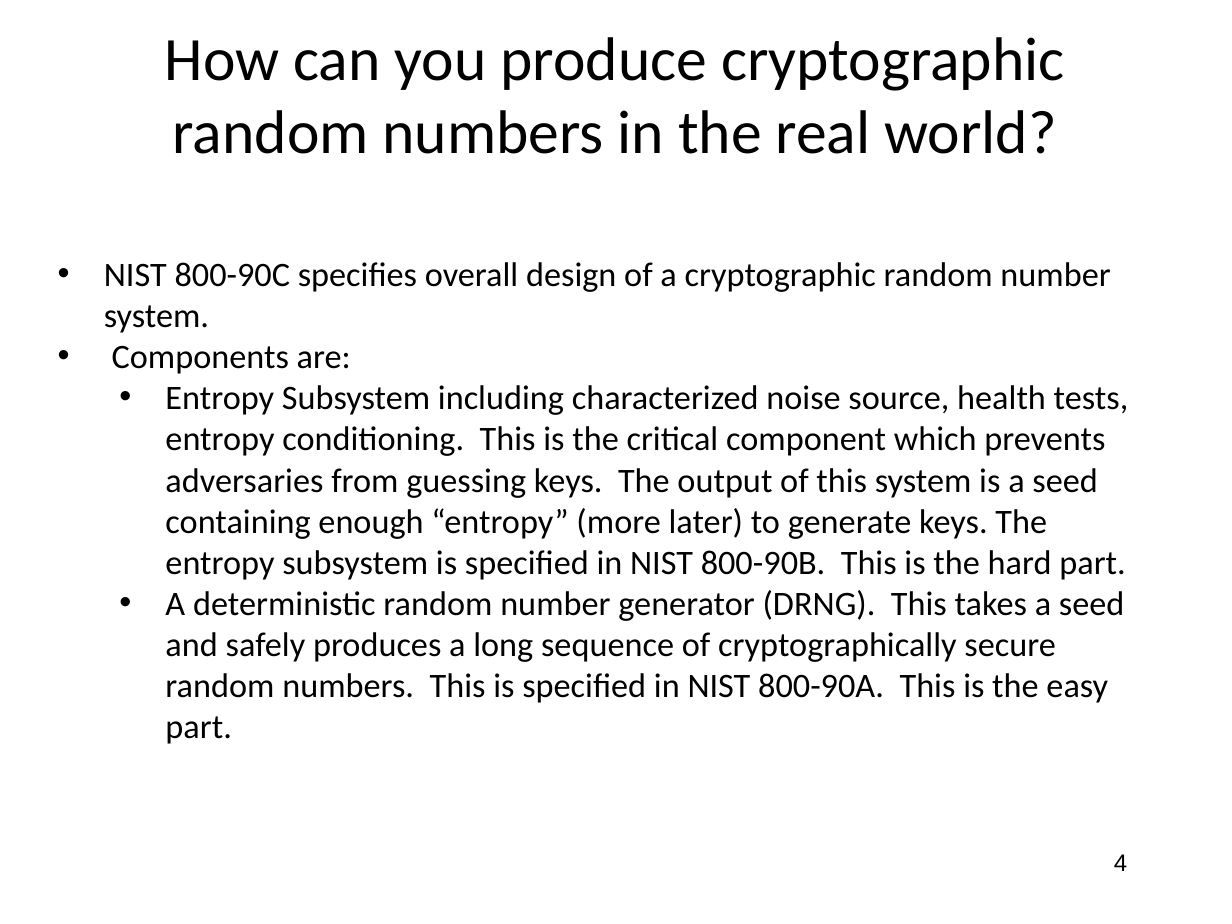
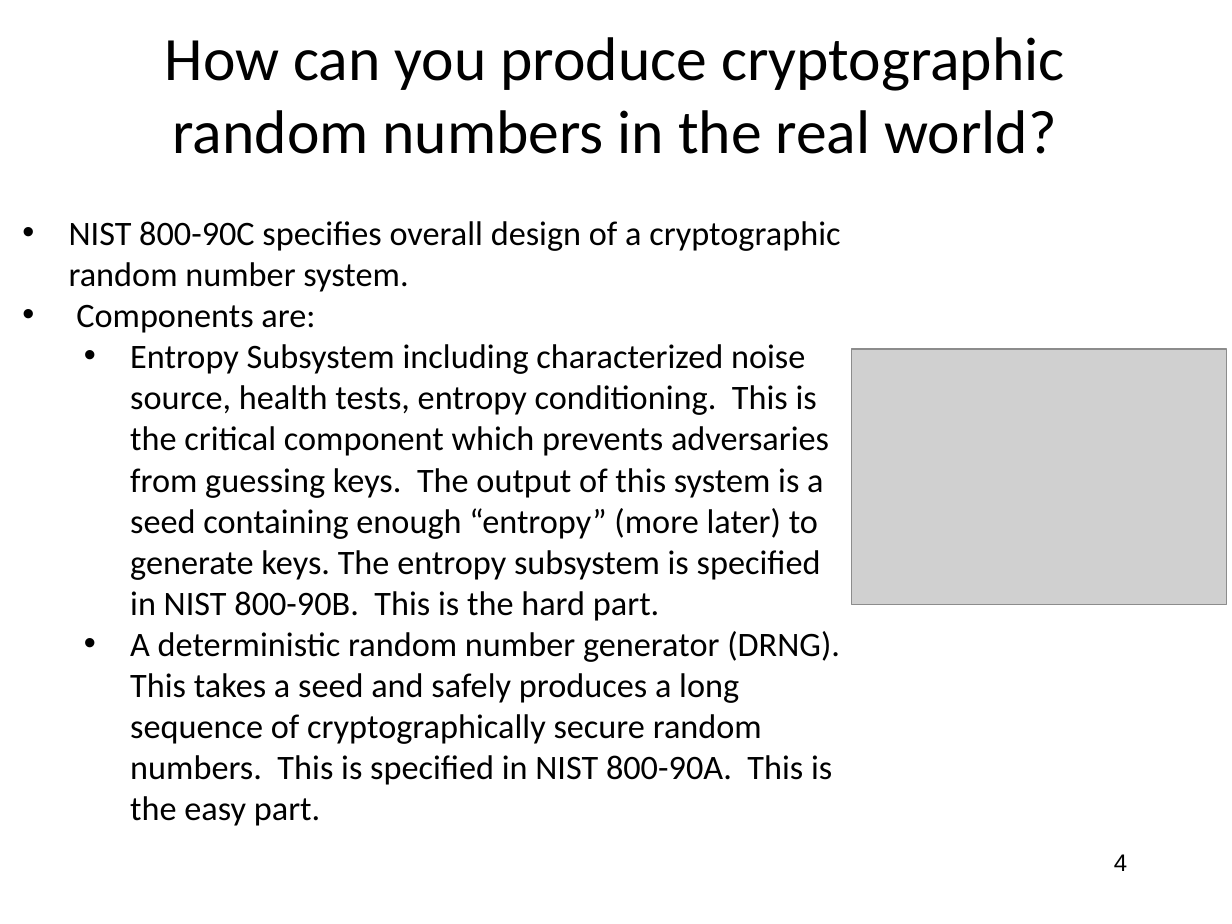
Before and after one commit to jlmucb/class_notes, a slide deck: slide 4 of BerkeleyClass/CS290Spring2013/Lectures/entropy_talk.pptx. Drawn at 1232x924 pixels with LibreOffice and Linux fonts; fonts in the diff are those of the drawing; grey boxes stand for pictures. Boxes give left, top, right and bottom in pixels: in the first picture for what was removed or moved away, otherwise in the second. Text is boxed around its words. In the diff, an @@ line names an element or a change of style, - is before the commit and + after.

Commit message:
Updated some entropy slides

```diff
--- a/BerkeleyClass/CS290Spring2013/Lectures/entropy_talk.pptx
+++ b/BerkeleyClass/CS290Spring2013/Lectures/entropy_talk.pptx
@@ text "NIST 800-90C specifies overall design ..." rewrapped from (104,262,1129,744) to (69,221,840,826) @@
@@ picture added at (851,349,1227,604) @@
```
Also in this commit, not shown: 10 other slides changed, 1 other file.
